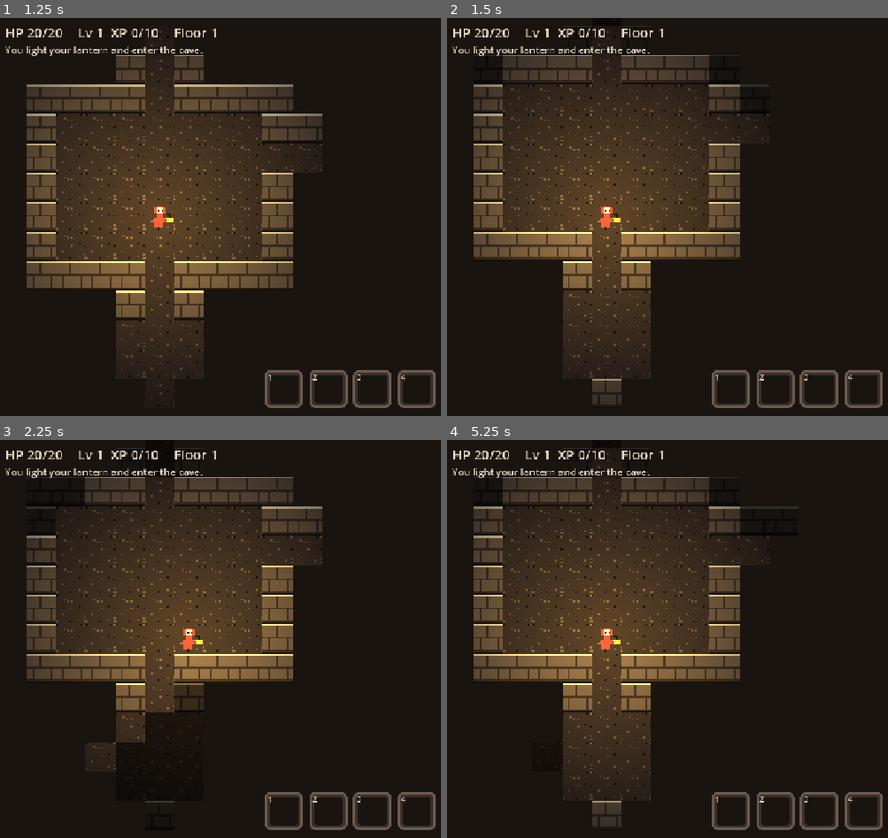
Above: before the commit, frames 1-4 (two rows, left to right).
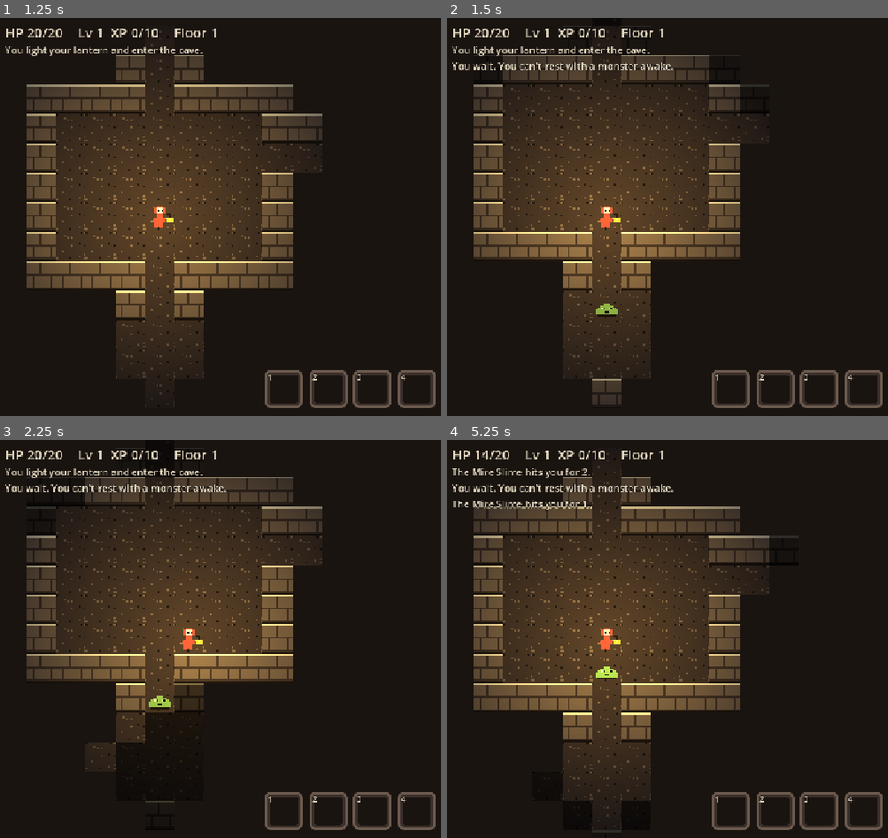
Above: after the commit, the same moments.

Repository: acetousk/godot4-game
Game: Godot game, scene res://scenes/game.tscn
Same seed, same stepped clock (60 frames per second), same inputs: the game is played once before the commit and once after it.
Inputs (mouse positions are in pixels of both pictures, inside the frame that each line leads up to):
- Up to frame 1 (1.25 s): tap Enter at 0.5 s; move the mouse to (outside the picture) at 0.52 s; hold Right (move_right) from 0.53 s (still down); hold Space (wait) from 0.53 s (still down); click (outside the picture) at 0.67 s
- Up to frame 2 (1.5 s): move the mouse to (658, 236) at 1.27 s; release Right (move_right) at 1.28 s; release Space (wait) at 1.28 s; hold Down (move_down) from 1.28 s (still down); tap Space (wait) at 1.35 s
- Up to frame 3 (2.25 s): tap Enter at 2 s; move the mouse to (423, 551) at 2.02 s; release Down (move_down) at 2.03 s; hold Right (move_right) from 2.03 s (still down); hold Space (wait) from 2.03 s (still down)
- Up to frame 4 (5.25 s): move the mouse to (764, 718) at 2.77 s; release Right (move_right) at 2.78 s; release Space (wait) at 2.78 s; hold Up (move_up) 2.78-3.53 s; tap Space (wait) at 2.85, 4.35 s; click (764, 718) at 2.92 s; tap Enter at 3.5 s; move the mouse to (outside the picture) at 3.52 s; hold Space (wait) 3.53-4.28 s; hold Left (move_left) 3.53-5.03 s; move the mouse to (588, 579) at 4.27 s; move the mouse to (835, 639) at 5.02 s; hold Down (move_down) from 5.03 s (still down); hold Space (wait) from 5.03 s (still down); click (835, 639) at 5.17 s

Frame 1 is identical in both runs. In frame 2, 0.6% of the frame differs, in the area x 1-52%, y 10-76%; in frame 3, 0.6%; in frame 4, 12%, in the area x 1-74%, y 2-98%.

Commit message:
G4 pressure

Diff:
--- a/scenes/game.tscn
+++ b/scenes/game.tscn
@@ -13,6 +13,8 @@
 [node name="Tiles" type="TileMapLayer" parent="."]
 
 [node name="Items" type="Node2D" parent="."]
+
+[node name="Monsters" type="Node2D" parent="."]
 
 [node name="Player" type="Sprite2D" parent="."]
 texture = ExtResource("3")
--- a/scripts/game.gd
+++ b/scripts/game.gd
@@ -16,6 +16,7 @@
 @onready var darkness: CanvasModulate = $Darkness
 @onready var hud: Hud = $HUD
 @onready var items_node: Node2D = $Items
+@onready var monsters_node: Node2D = $Monsters
 
 const POTION_ART := preload("res://art/potion.png")
 const RELIC_ART := preload("res://art/relic.png")
@@ -32,6 +33,14 @@
 var visible_now := {}
 ## Every tile the player has ever seen on this floor.
 var seen_before := {}
+## How many turns have passed this run.
+var turn := 0
+## The monsters on this floor.
+var monsters: Array = []
+## Steps from each tile to the player (walking around walls). Made fresh each turn.
+var path_dist := {}
+## Waits in a row with no monster awake. Every 10 = +1 HP.
+var rest_count := 0
 
 
 func _ready() -> void:
@@ -42,6 +51,9 @@
 	remembered.modulate = Color(b, b, b)
 	_setup_lantern()
 	player.moved.connect(_on_player_moved)
+	player.waited.connect(_on_player_waited)
+	player.bumped.connect(_on_player_bumped)
+	player.has_monster = func(p: Vector2i) -> bool: return monster_at(p) != null
 	hud.slot_pressed.connect(drink)
 	potions.new_run(rng)
 	_new_floor()
@@ -57,6 +69,7 @@
 	player.place(gen.start)
 	_place_potions()
 	_place_relic()
+	_place_monsters()
 	_setup_camera()
 	_update_view()
 	_refresh_hud()
@@ -68,10 +81,163 @@
 		return
 	if floor_items.has(cell):
 		_pick_up(cell)
+	if relic and cell == gen.goal:
+		_update_view()
+		_refresh_hud()
+		_win()
+		return
+	_end_turn()
+
+
+## Wait: skip a turn. If no monster is awake, you rest: every 10 waits heal 1 HP.
+func _on_player_waited() -> void:
+	var any_awake := monsters.any(func(m): return m.awake)
+	if any_awake:
+		rest_count = 0
+		hud.add_log("You wait. You can't rest with a monster awake.")
+	elif player.hp < player.max_hp:
+		rest_count += 1
+		if rest_count >= Tune.rest_turns_per_hp:
+			rest_count = 0
+			player.hp += 1
+			hud.add_log("You rest. +1 HP")
+		elif rest_count == 1:
+			hud.add_log("You rest...")
+	else:
+		hud.add_log("You wait.")
+	_end_turn()
+
+
+# --- Fighting ---
+
+## You walked into a monster: attack it. That uses your turn.
+func _on_player_bumped(target: Vector2i) -> void:
+	if not player.active:
+		return
+	var m := monster_at(target)
+	m.awake = true  # Hitting a sleeping monster wakes it up.
+	if _rolls_hit(m.info.dodge):
+		var dmg := rng.randi_range(Tune.player_damage_min, Tune.player_damage_max) + player.damage_bonus
+		m.hp -= dmg
+		_flash(m)
+		if m.hp <= 0:
+			hud.add_log("You kill the %s! +%d XP" % [m.info.name, m.info.xp])
+			_kill(m)
+			_gain_xp(m.info.xp)
+		else:
+			hud.add_log("You hit the %s for %d." % [m.info.name, dmg])
+	else:
+		hud.add_log("You miss the %s." % m.info.name)
+	_end_turn()
+
+
+## A monster next to you attacks (called from Monster.take_turn).
+func monster_attacks(m: Monster) -> void:
+	if not player.active:
+		return
+	if _rolls_hit(0):  # You have no dodge (yet).
+		var dmg := rng.randi_range(m.info.damage[0], m.info.damage[1])
+		player.hp = maxi(player.hp - dmg, 0)
+		_flash(player)
+		hud.add_log("The %s hits you for %d." % [m.info.name, dmg])
+		if player.hp <= 0:
+			_lose("the " + m.info.name)
+	else:
+		hud.add_log("The %s misses you." % m.info.name)
+
+
+## Hit chance = 80% minus the target's dodge. Roll a number from 1 to 100.
+func _rolls_hit(dodge: int) -> bool:
+	return rng.randi_range(1, 100) <= Tune.hit_chance - dodge
+
+
+## Adds XP. Reaching 10, 25 or 45 XP = level up: +5 max HP, +1 damage, full heal.
+func _gain_xp(amount: int) -> void:
+	player.xp += amount
+	while player.level - 1 < Tune.level_xp.size() and player.xp >= Tune.level_xp[player.level - 1]:
+		player.level += 1
+		player.max_hp += Tune.level_hp_gain
+		player.damage_bonus += Tune.level_damage_gain
+		player.hp = player.max_hp
+		hud.add_log("Level up! You are level %d. Max HP +%d, damage +%d." % [
+			player.level, Tune.level_hp_gain, Tune.level_damage_gain])
+
+
+## Hit flash: turns the sprite blood red for a moment, then back to normal.
+func _flash(sprite: CanvasItem) -> void:
+	sprite.modulate = Color("#c8443a")
+	var tween := sprite.create_tween()
+	tween.tween_property(sprite, "modulate", Color.WHITE, Tune.hit_flash_time)
+
+
+## A killed monster flashes, then disappears.
+func _kill(m: Monster) -> void:
+	monsters.erase(m)
+	var tween := m.create_tween()
+	tween.tween_interval(Tune.hit_flash_time)
+	tween.tween_callback(m.queue_free)
+
+
+# --- Turns ---
+
+## Called after every player action (move, wait, drink).
+## Then every awake monster gets exactly 1 action.
+func _end_turn() -> void:
+	turn += 1
+	_update_view()
+	_wake_monsters()
+	_find_paths()
+	for m in monsters:
+		if m.awake:
+			m.take_turn()
 	_update_view()
 	_refresh_hud()
-	if relic and cell == gen.goal:
-		_win()
+
+
+## Like the flood fill check: paint spreads out from the player, and every tile
+## remembers how many steps the paint needed to get there.
+## A monster just walks to a neighbor tile with a smaller number.
+func _find_paths() -> void:
+	path_dist = {player.cell: 0}
+	var todo: Array[Vector2i] = [player.cell]
+	var i := 0
+	while i < todo.size():
+		var p := todo[i]
+		i += 1
+		for dir in Monster.DIRS:
+			var n: Vector2i = p + dir
+			if not path_dist.has(n) and gen.get_tile(n) != DungeonGen.Tile.WALL:
+				path_dist[n] = path_dist[p] + 1
+				todo.append(n)
+
+
+## True if a monster may step here: no wall, no other monster, not the player.
+func is_free(p: Vector2i) -> bool:
+	return gen.get_tile(p) != DungeonGen.Tile.WALL and p != player.cell and monster_at(p) == null
+
+
+## A sleeping monster wakes up when you come within its wake range
+## (4 tiles, or 6 for the Bone Warden), counted in a straight line.
+func _wake_monsters() -> void:
+	for m in monsters:
+		if m.awake:
+			continue
+		var dist := Vector2(m.cell - player.cell).length()
+		if dist <= m.info.wake:
+			m.awake = true
+			if visible_now.has(m.cell):
+				hud.add_log("The %s wakes up!" % m.info.name)
+
+
+## HP 0: the run is over. Permadeath: next time is a brand new run.
+## (The full end screen with stats comes in card G5.)
+func _lose(killer: String) -> void:
+	if not player.active:
+		return
+	player.active = false
+	player.modulate = Color("#6b5a4e")  # The hero turns to gray rock color.
+	hud.add_log("You were killed by %s." % killer)
+	hud.show_banner("You died")
 
 
 ## You grabbed the relic: the run is over and you won.
@@ -82,6 +248,51 @@
 	relic = null
 	hud.add_log("You grab the Ember Relic!")
 	hud.show_banner("You win!")
+
+
+# --- Monsters ---
+
+## Puts this floor's monsters on random free tiles, never in the room you start in.
+## Each one is a random type that lives on this floor.
+func _place_monsters() -> void:
+	for m in monsters:
+		m.queue_free()
+	monsters.clear()
+
+	var types: Array = []
+	for t in Tune.monster_types:
+		if floor_num in Tune.monster_types[t].floors:
+			types.append(t)
+
+	var start_room := _room_with(gen.start)
+	var taken := floor_items.duplicate()
+	for i in Tune.monsters_per_floor[floor_num - 1]:
+		var cell := gen.random_free_spot(rng, taken)
+		while start_room.has_point(cell):
+			cell = gen.random_free_spot(rng, taken)
+		taken[cell] = true
+		var m := Monster.new()
+		m.game = self
+		m.setup(types[rng.randi_range(0, types.size() - 1)], cell)
+		m.visible = false  # Hidden until you see it.
+		monsters_node.add_child(m)
+		monsters.append(m)
+
+
+## The room that has this tile in it.
+func _room_with(p: Vector2i) -> Rect2i:
+	for r in gen.rooms.values():
+		if r.has_point(p):
+			return r
+	return Rect2i()
+
+
+## The monster on this tile, or null.
+func monster_at(p: Vector2i) -> Monster:
+	for m in monsters:
+		if m.cell == p:
+			return m
+	return null
 
 
 # --- Potions ---
@@ -132,10 +343,32 @@
 			_reveal_floor()
 			hud.add_log("You see the whole floor in your mind.")
 		Potions.Kind.EMBERS:
-			# The damage to monsters next to you is added in card G4.
 			player.hp = maxi(player.hp - Tune.embers_self_damage, 0)
+			_flash(player)
 			hud.add_log("Embers burst around you! -%d HP" % Tune.embers_self_damage)
-	_refresh_hud()
+			_burn_neighbors()
+			if player.hp <= 0:
+				_lose("your own embers")
+				_refresh_hud()
+				return
+	_end_turn()  # Drinking takes your turn.
+
+
+## Embers potion: every monster on the 8 tiles around you takes 6 damage.
+func _burn_neighbors() -> void:
+	for m in monsters.duplicate():
+		var d: Vector2i = (m.cell - player.cell).abs()
+		if maxi(d.x, d.y) != 1:
+			continue
+		m.awake = true
+		m.hp -= Tune.embers_monster_damage
+		_flash(m)
+		if m.hp <= 0:
+			hud.add_log("The %s burns up! +%d XP" % [m.info.name, m.info.xp])
+			_kill(m)
+			_gain_xp(m.info.xp)
+		else:
+			hud.add_log("The %s is burned for %d." % [m.info.name, Tune.embers_monster_damage])
 
 
 ## Sight potion: every tile of this floor counts as seen (shown dim).
@@ -220,6 +453,8 @@
 		floor_items[cell].visible = visible_now.has(cell)
 	if relic:
 		relic.visible = visible_now.has(gen.goal)
+	for m in monsters:
+		m.visible = visible_now.has(m.cell)
 
 
 ## The whole cave is made darker (Darkness), and the lantern adds a warm glow
--- /dev/null
+++ b/scripts/monster.gd
@@ -0,0 +1,53 @@
+class_name Monster
+extends Sprite2D
+## One monster in the cave. Its numbers come from Tune.monster_types.
+
+const DIRS := [Vector2i.UP, Vector2i.DOWN, Vector2i.LEFT, Vector2i.RIGHT]
+
+## "slime", "moth" or "warden".
+var type: String
+## Its row from Tune.monster_types (name, hp, damage, dodge, xp, wake, floors).
+var info: Dictionary
+var hp: int
+## Which tile it is on.
+var cell: Vector2i
+## Monsters sleep until you come close.
+var awake := false
+## The game, so the monster can ask where it may walk.
+var game: Node
+
+
+## Sets up a new monster of this type on this tile.
+func setup(monster_type: String, at: Vector2i) -> void:
+	type = monster_type
+	info = Tune.monster_types[type]
+	hp = info.hp
+	texture = load("res://art/%s.png" % type)
+	cell = at
+	position = Player.cell_to_pos(at)
+
+
+## Its 1 action per turn while awake.
+## game.path_dist tells, for each tile, how many steps it is from the player.
+## The monster steps to the next tile that is 1 step closer, if that tile is free.
+func take_turn() -> void:
+	var here: int = game.path_dist.get(cell, 999)
+	if here <= 1:
+		game.monster_attacks(self)  # Next to you: it attacks instead of moving.
+		return
+	var best := cell
+	var best_dist := here
+	for dir in DIRS:
+		var next: Vector2i = cell + dir
+		var d: int = game.path_dist.get(next, 999)
+		if d < best_dist and game.is_free(next):
+			best = next
+			best_dist = d
+	if best != cell:
+		_slide_to(best)
+
+
+func _slide_to(target: Vector2i) -> void:
+	cell = target
+	var tween := create_tween()
+	tween.tween_property(self, "position", Player.cell_to_pos(cell), Tune.move_time)
--- a/scripts/player.gd
+++ b/scripts/player.gd
@@ -4,6 +4,10 @@
 
 ## Sent after each step, when the slide is done.
 signal moved(cell: Vector2i)
+## Sent when you skip a turn (Space / A).
+signal waited
+## Sent when you walk into a monster: that's an attack.
+signal bumped(target: Vector2i)
 
 const TILE := 16
 const DIRS := {
@@ -27,6 +31,10 @@
 var hp := Tune.player_hp
 var level := 1
 var xp := 0
+## Extra damage from leveling up.
+var damage_bonus := 0
+## Asks "is there a monster on this tile?" (set by the game).
+var has_monster: Callable = func(_p: Vector2i) -> bool: return false
 ## Potions you carry (Potions.Kind), up to 4.
 var potions: Array[int] = []
 
@@ -44,6 +52,10 @@
 func _unhandled_input(event: InputEvent) -> void:
 	if busy or not active:
 		return
+	if event.is_action_pressed("wait", true):
+		get_viewport().set_input_as_handled()
+		waited.emit()
+		return
 	for action in DIRS:
 		# true = holding the key keeps walking
 		if event.is_action_pressed(action, true):
@@ -56,6 +68,9 @@
 	var target := cell + dir
 	if gen.get_tile(target) == DungeonGen.Tile.WALL:
 		return  # Walls block you.
+	if has_monster.call(target):
+		bumped.emit(target)  # Walking into a monster = attacking it.
+		return
 	cell = target
 	busy = true
 	var tween := create_tween()
--- a/scripts/tune.gd
+++ b/scripts/tune.gd
@@ -5,12 +5,35 @@
 # --- Moving ---
 ## How long one step slides, in seconds. Smaller = snappier.
 @export var move_time: float = 0.06
+## How long something flashes red when it gets hit, in seconds.
+@export var hit_flash_time: float = 0.1
 
 # --- Player ---
 ## HP at the start of a run.
 @export var player_hp: int = 20
+## Damage you do with each hit: a random number from min to max.
+@export var player_damage_min: int = 1
+@export var player_damage_max: int = 3
+## Chance to hit, in %, before the target's dodge is taken off.
+@export var hit_chance: int = 80
 ## XP needed for level 2, 3 and 4.
 @export var level_xp: Array[int] = [10, 25, 45]
+## Waiting with no monster awake heals 1 HP every this many waits.
+@export var rest_turns_per_hp: int = 10
+## What each level up gives you (plus a full heal).
+@export var level_hp_gain: int = 5
+@export var level_damage_gain: int = 1
+
+# --- Monsters ---
+## How many monsters on floor 1, 2 and 3.
+@export var monsters_per_floor: Array[int] = [4, 6, 7]
+## Every monster: name, HP, damage (min-max), dodge %, XP it gives,
+## how close you must be to wake it (tiles), and which floors it lives on.
+@export var monster_types: Dictionary = {
+	"slime": {"name": "Mire Slime", "hp": 4, "damage": [1, 2], "dodge": 0, "xp": 2, "wake": 4, "floors": [1, 2]},
+	"moth": {"name": "Cave Moth", "hp": 3, "damage": [1, 3], "dodge": 30, "xp": 3, "wake": 4, "floors": [1, 2, 3]},
+	"warden": {"name": "Bone Warden", "hp": 10, "damage": [2, 3], "dodge": 0, "xp": 6, "wake": 6, "floors": [2, 3]},
+}
 
 # --- Potions ---
 ## HP a Healing potion gives back.
--- a/tools/print_cave.gd
+++ b/tools/print_cave.gd
@@ -32,6 +32,119 @@
 			bad += 1
 	print("1000 floors made, ", bad, " with an unreachable goal.")
 
+	# Test: monster counts and types per floor (100 runs of each floor).
+	var game0 = load("res://scenes/game.tscn").instantiate()
+	add_child(game0)
+	for f in [1, 2, 3]:
+		var counts := {}
+		var bad_spot := 0
+		var sizes := {}
+		for run in 100:
+			game0.floor_num = f
+			game0._new_floor()
+			sizes[game0.monsters.size()] = true
+			var start_room: Rect2i = game0._room_with(game0.gen.start)
+			for m in game0.monsters:
+				counts[m.type] = counts.get(m.type, 0) + 1
+				if start_room.has_point(m.cell) or game0.gen.get_tile(m.cell) == DungeonGen.Tile.WALL:
+					bad_spot += 1
+		print("Monster test floor ", f, ": per floor ", sizes.keys(), " types ", counts, " bad spots ", bad_spot)
+	# Test: waking. Put a slime 5 tiles away (stays asleep), then 4 (wakes).
+	game0.floor_num = 2
+	game0._new_floor()
+	var slime: Monster = game0.monsters[0]
+	slime.setup("slime", game0.player.cell + Vector2i(5, 0))
+	game0._wake_monsters()
+	var awake_at_5: bool = slime.awake
+	slime.setup("slime", game0.player.cell + Vector2i(4, 0))
+	game0._wake_monsters()
+	var warden: Monster = game0.monsters[1]
+	warden.setup("warden", game0.player.cell + Vector2i(0, 6))
+	game0._wake_monsters()
+	print("Wake test: slime at 5 awake: ", awake_at_5, ", at 4 awake: ", slime.awake,
+		", warden at 6 awake: ", warden.awake)
+	# Test: chasing. Wake every monster and pass 40 turns: they should end up next to you.
+	game0.floor_num = 1
+	game0._new_floor()
+	for m in game0.monsters:
+		m.awake = true
+	for t in 40:
+		game0._end_turn()
+	var next_to := 0
+	var cells := {}
+	for m in game0.monsters:
+		cells[m.cell] = true
+		if game0.path_dist.get(m.cell, 999) <= 2:
+			next_to += 1
+	print("Chase test: ", game0.monsters.size(), " monsters, ", next_to, " within 2 steps of you, ",
+		"all on different tiles: ", cells.size() == game0.monsters.size())
+	# Test: hit chance over 10000 rolls (should be about 80% and 50%).
+	var hits := 0
+	var moth_hits := 0
+	for r in 10000:
+		if game0._rolls_hit(0):
+			hits += 1
+		if game0._rolls_hit(30):
+			moth_hits += 1
+	print("Hit test: normal ", hits / 100.0, "%, vs moth ", moth_hits / 100.0, "%")
+
+	# Test: fight a warden next to you until one of you drops.
+	game0.player.hp = 20
+	var w: Monster = game0.monsters[0]
+	w.setup("warden", game0.player.cell + Vector2i.RIGHT)
+	var rounds := 0
+	while w.hp > 0 and game0.player.hp > 0 and rounds < 50:
+		game0._on_player_bumped(w.cell)
+		rounds += 1
+	print("Fight test: after ", rounds, " rounds: warden HP ", w.hp, ", your HP ", game0.player.hp,
+		", warden gone: ", not game0.monsters.has(w))
+	# Test: losing. HP 1, a warden next to you attacks until it hits.
+	game0.player.active = true
+	game0.player.hp = 1
+	var killer: Monster = game0.monsters[0] if not game0.monsters.is_empty() else null
+	if killer == null:
+		killer = Monster.new()
+		killer.game = game0
+		game0.monsters_node.add_child(killer)
+		game0.monsters.append(killer)
+	killer.setup("warden", game0.player.cell + Vector2i.LEFT)
+	for t in 20:
+		game0.monster_attacks(killer)
+	game0._on_player_bumped(killer.cell)  # Dead heroes can't attack.
+	print("Lose test: HP ", game0.player.hp, ", can move: ", game0.player.active,
+		", banner: ", game0.hud.has_node("Banner"), ", log: ", game0.hud.log_lines.back())
+	game0.player.active = true  # Bring the hero back for the next tests.
+
+	# Test: resting. Clear the monsters, set HP 10, wait 30 times: +3 HP.
+	for m in game0.monsters.duplicate():
+		game0._kill(m)
+	game0.player.hp = 10
+	for t in 30:
+		game0._on_player_waited()
+	print("Rest test: HP 10 -> ", game0.player.hp, " after 30 waits")
+
+	# Test: embers hits monsters next to you (diagonal too), not 2 tiles away.
+	game0.floor_num = 3
+	game0._new_floor()
+	game0.player.hp = 20
+	var near: Monster = game0.monsters[0]
+	near.setup("warden", game0.player.cell + Vector2i(1, 1))
+	var far: Monster = game0.monsters[1]
+	far.setup("warden", game0.player.cell + Vector2i(2, 0))
+	game0.player.potions.assign([Potions.Kind.EMBERS])
+	game0.drink(0)
+	print("Embers test: warden next to you HP ", near.hp, ", warden 2 away HP ", far.hp)
+
+	# Test: XP and levels.
+	game0.player.hp = 3
+	var levels := []
+	for xp in [6, 6, 6, 6, 6, 6, 6, 6]:
+		game0._gain_xp(xp)
+		levels.append("%d xp=Lv%d" % [game0.player.xp, game0.player.level])
+	print("Level test: ", levels, " max HP ", game0.player.max_hp, " HP ", game0.player.hp,
+		" damage bonus ", game0.player.damage_bonus)
+	game0.queue_free()
+
 	# Test: step on the stairs twice, and check we end on the last floor with no stairs.
 	var game = load("res://scenes/game.tscn").instantiate()
 	add_child(game)
@@ -63,6 +176,11 @@
 	print("Relic test: relic on floor ", game.floor_num, ": ", game.relic != null,
 		", at the goal: ", game.relic != null and game.relic.position == Player.cell_to_pos(game.gen.goal))
 
+	# Test: waiting passes a turn.
+	var turn_before: int = game.turn
+	game._on_player_waited()
+	print("Turn test: turn ", turn_before, " -> ", game.turn)
+
 	# Test: step on the relic and win.
 	game._on_player_moved(game.gen.goal)
 	print("Win test: player can still move: ", game.player.active,
Not shown, added: scripts/monster.gd.uid
Not shown, changed: DESIGN.md
Not shown, changed: PLAN.md
Not shown, changed: PLAYTEST.md
